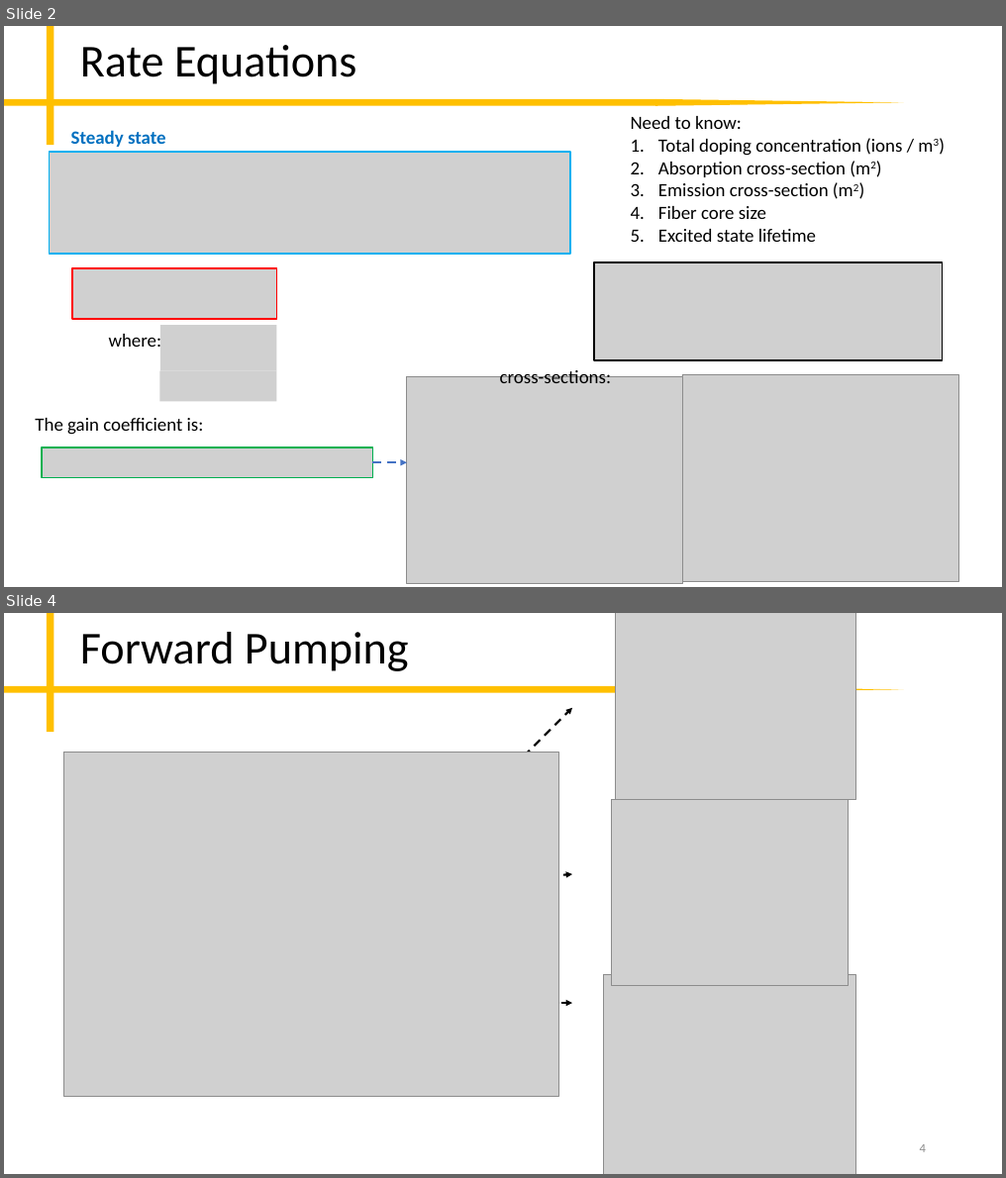
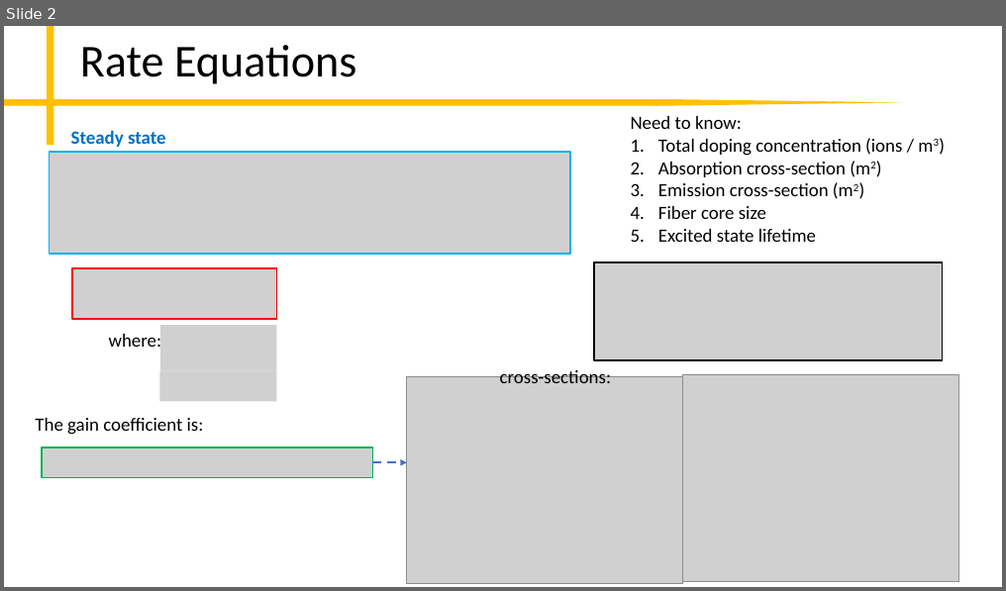
Before and after one commit to peter-chang62/Laser-Design-Scripts, a slide deck: memo.pptx. Shown one above the other, each under a label of ours: slides 2 and 4 before the commit, slide 2 after it; the slides between them are not shown. The pictures are 1006x1178 and 1006x591 pixels, drawn with LibreOffice and Linux fonts; fonts in the diff are those of the drawing; grey boxes stand for pictures. Boxes give left, top, right and bottom in pixels: in the first picture for what was removed or moved away, otherwise in the second. Text is boxed around its words. In the diff, an @@ line names an element or a change of style, - is before the commit and + after.

```diff
--- a/memo.pptx
+++ b/memo.pptx
@@ slide 4 removed at [4,613,1002,1174], background #FFFFFF; not listed: 3 template elements that a slide beside it also shows @@
@@ title removed at [80,632,409,671] @@
-Forward Pumping
@@ picture removed at [616,613,856,799] @@
@@ arrow removed from (503, 777) to (572, 708) @@
@@ picture removed at [63,753,558,1096] @@
@@ picture removed at [611,800,848,986] @@
@@ arrow removed from (213, 902) to (572, 874) @@
@@ picture removed at [604,974,856,1174] @@
@@ arrow removed from (196, 1003) to (572, 1003) @@
@@ page number removed at [920,1145,926,1153] @@
-4
```
Also in this commit, not shown: 2 slides added, 6 other slides removed, 9 other files.
